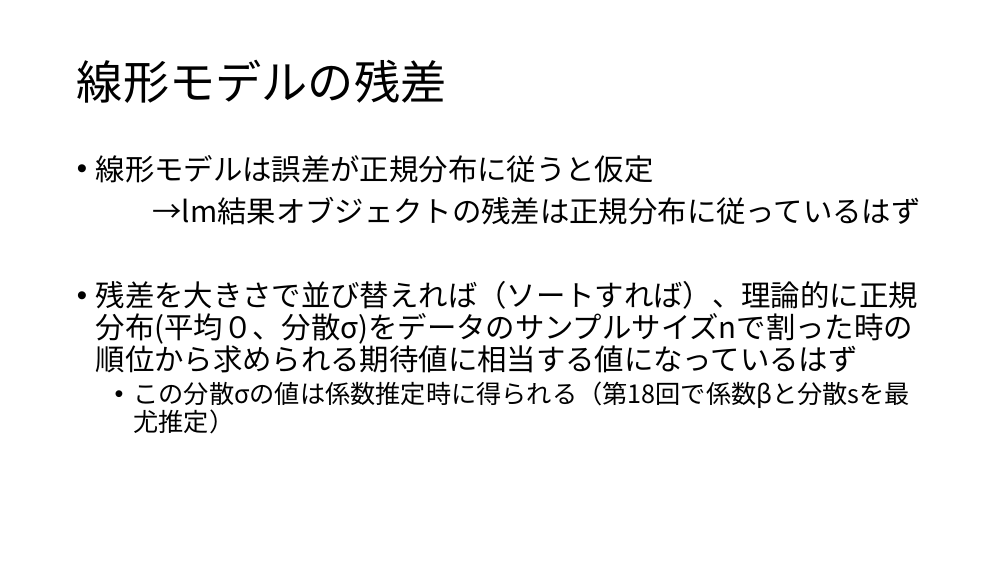
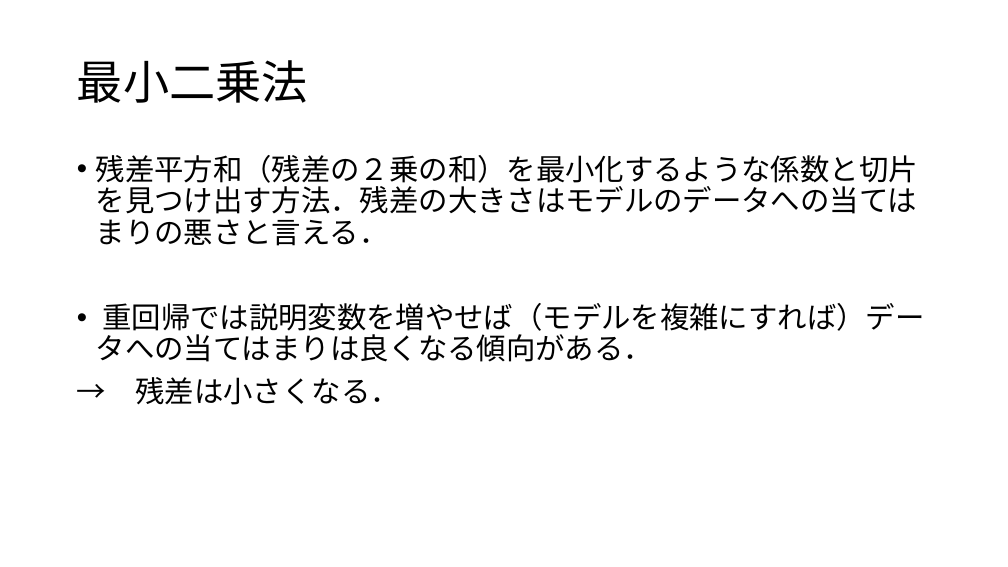
Before and after one commit to KoHMB/Shigen_kensyu_FRA, a slide deck: slide 2 of R/スライド/第27回.pptx (slide 6 before the commit). Drawn at 1008x567 pixels with LibreOffice and Linux fonts; fonts in the diff are those of the drawing. Boxes give left, top, right and bottom in pixels: in the first picture for what was removed or moved away, otherwise in the second. Text is boxed around its words. In the diff, an @@ line names an element or a change of style, - is before the commit and + after.

```diff
--- a/R/スライド/第27回.pptx
+++ b/R/スライド/第27回.pptx
@@ title at [77, 60, 308, 103]: text changed @@
-線形モデルの残差
+最小二乗法
@@ text at [96, 155, 924, 405]: text changed @@
-• 線形モデルは誤差が正規分布に従うと仮定
-→lm結果オブジェクトの残差は正規分布に従っているはず
-• 残差を大きさで並び替えれば（ソートすれば）、理論的に正規分布(平均０、分散σ)をデータのサンプルサイズnで割った時の順位から求められる期待値に相当する値になっているはず
-  • この分散σの値は係数推定時に得られる（第18回で係数βと分散sを最尤推定）
+• 残差平方和（残差の２乗の和）を最小化するような係数と切片を見つけ出す方法．残差の大きさはモデルのデータへの当てはまりの悪さと言える．
+• 重回帰では説明変数を増やせば（モデルを複雑にすれば）データへの当てはまりは良くなる傾向がある．
+→ 残差は小さくなる．
```
Also in this commit, not shown: 4 other slides changed, 5 slides added, 7 slides removed, 10 other files.
